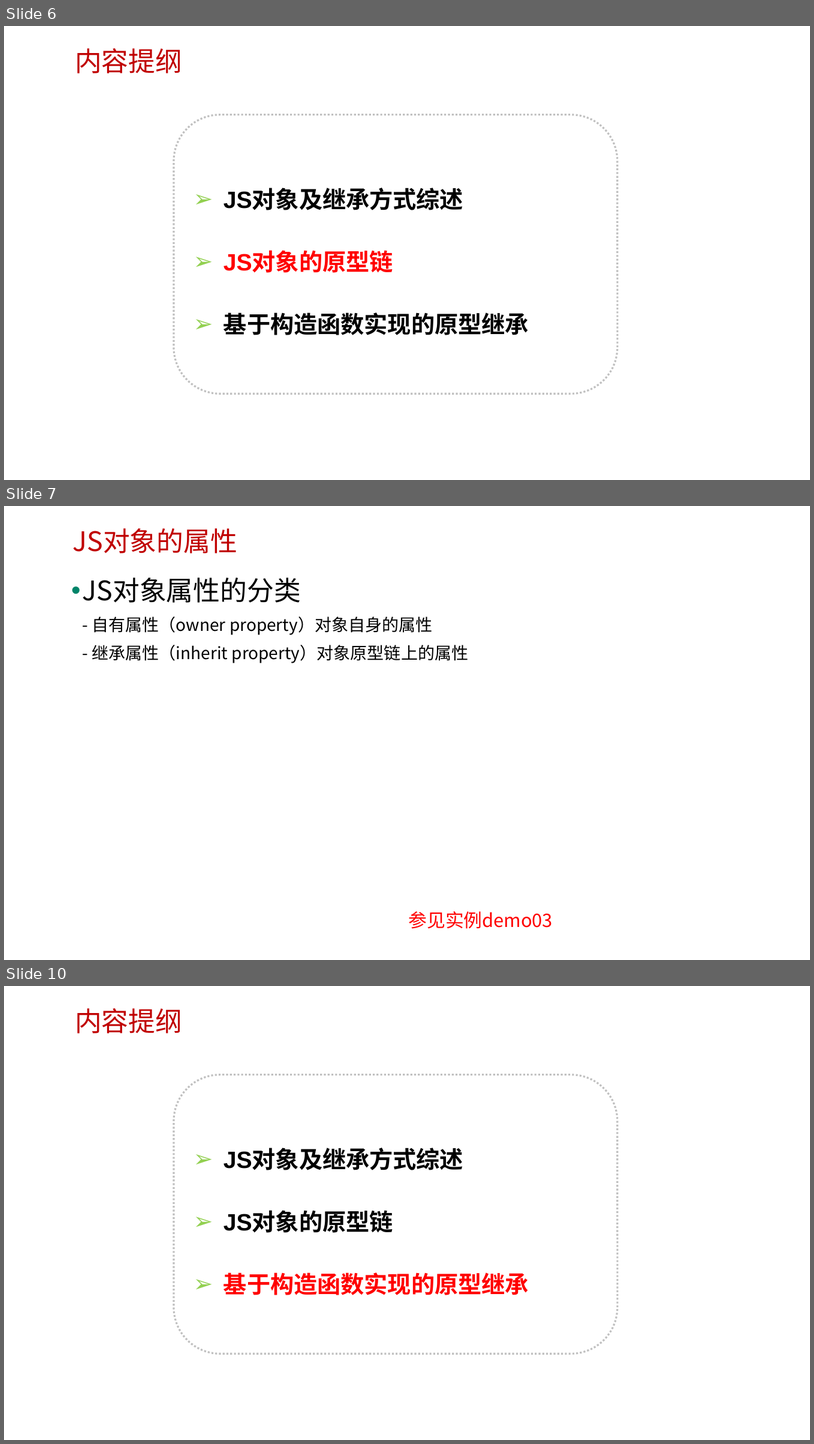
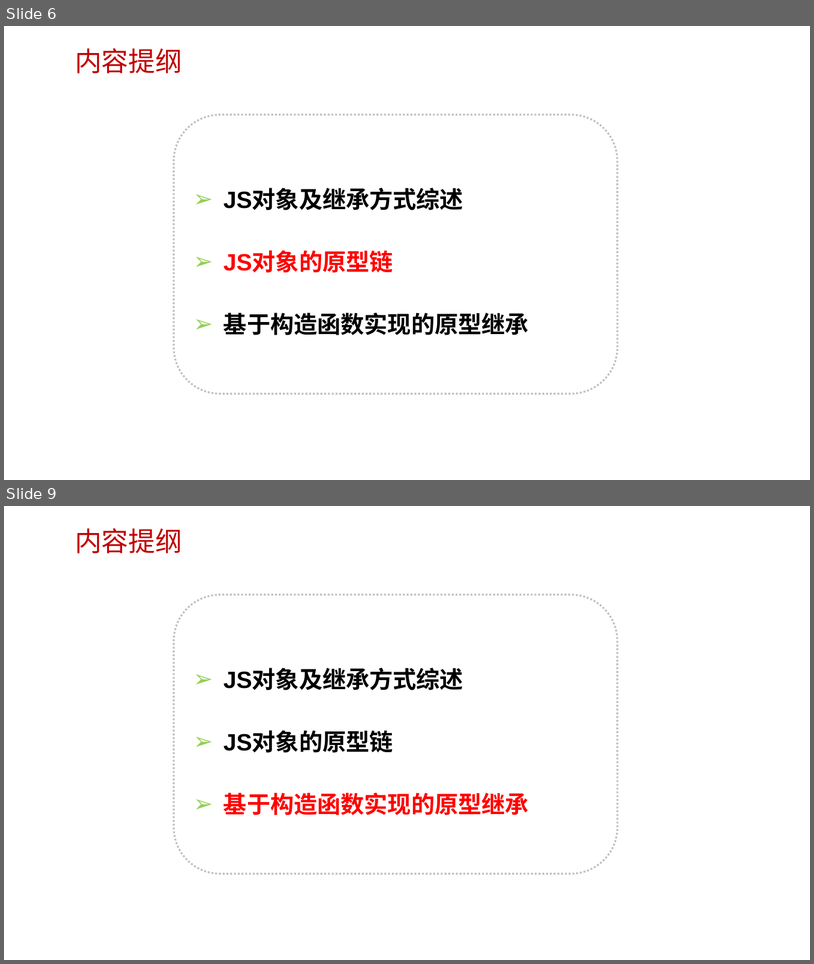
Before and after one commit to edu2act/course-javascript-advanced, a slide deck: 课程PPT/07.JavaScript面向对象编程 一.pptx. Shown one above the other, each under a label of ours: slides 6, 7 and 10 before the commit, slides 6 and 9 after it; the slides between them are not shown. The pictures are 814x1444 and 814x964 pixels, drawn with LibreOffice and Linux fonts; fonts in the diff are those of the drawing; background and template pictures are left out. Boxes give left, top, right and bottom in pixels: in the first picture for what was removed or moved away, otherwise in the second. Text is boxed around its words. In the diff, an @@ line names an element or a change of style, - is before the commit and + after.

```diff
--- a/课程PPT/07.JavaScript面向对象编程 一.pptx
+++ b/课程PPT/07.JavaScript面向对象编程 一.pptx
@@ slide 7 removed at [4,506,810,960], background picture (left out) @@
@@ text removed at [72,528,237,553] @@
-JS对象的属性
@@ text removed at [83,577,468,663] @@
-• JS对象属性的分类
-  - 自有属性（owner property）对象自身的属性
-  - 继承属性（inherit property）对象原型链上的属性
@@ text removed at [409,911,553,928] @@
-参见实例demo03
@@ what was slide 10 is now slide 9 @@
```
Also in this commit, not shown: 4 slides changed, 1 slide added, 5 other files.
